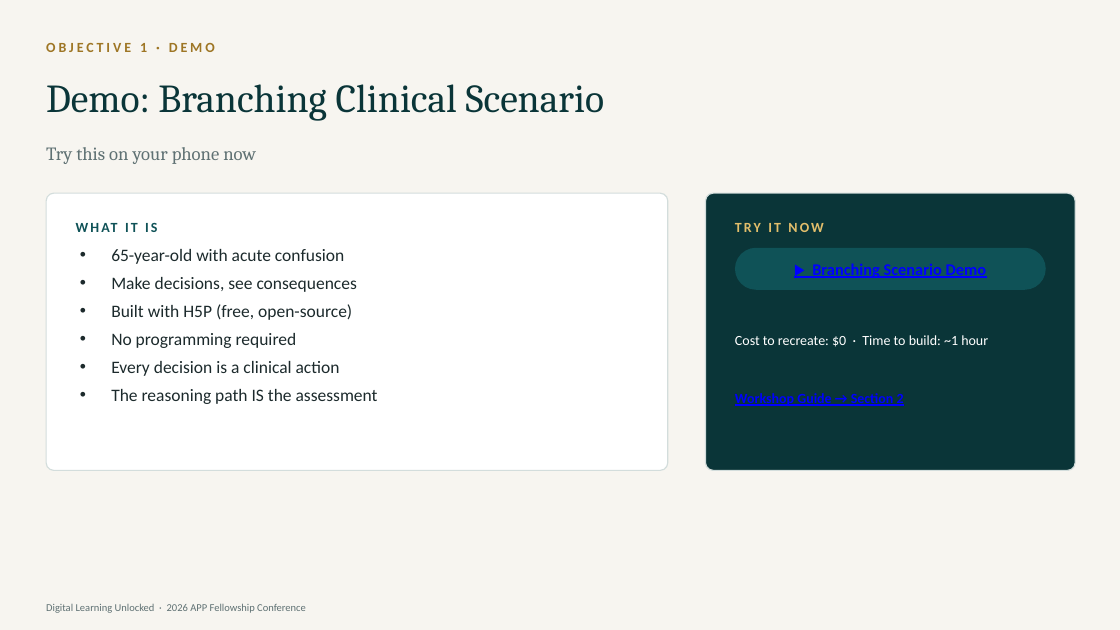
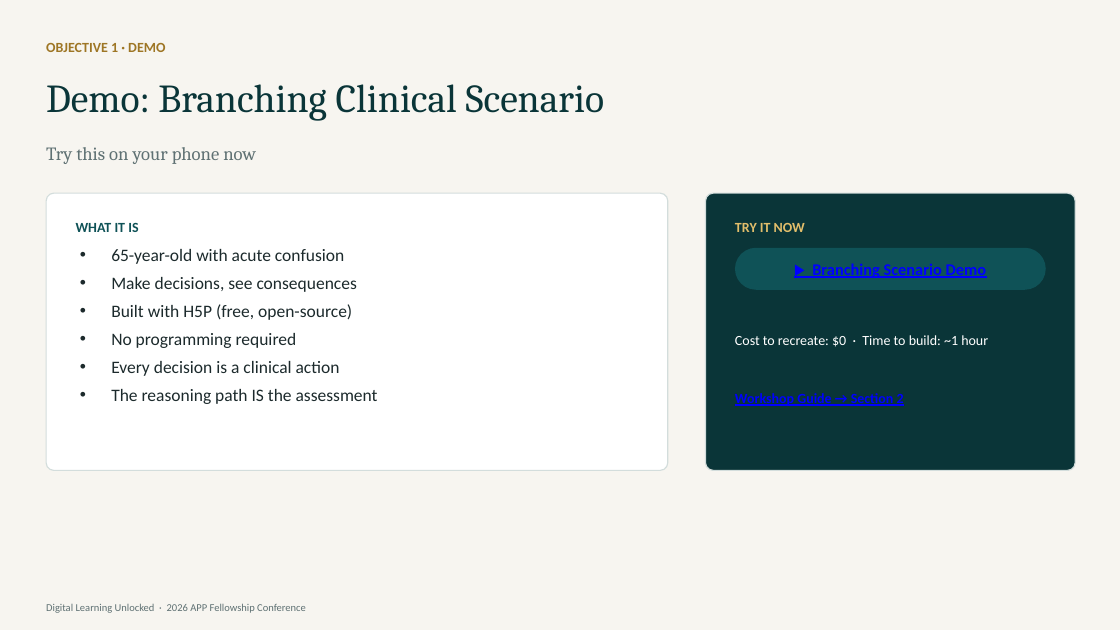
Before and after one commit to diana-brewer/digital-learning-unlocked, a slide deck: slide 5 of Digital Learning Unlocked - Slide Deck.pptx. Drawn at 1120x630 pixels with LibreOffice and Linux fonts; fonts in the diff are those of the drawing. Boxes give left, top, right and bottom in pixels: in the first picture for what was removed or moved away, otherwise in the second. Text is boxed around its words. In the diff, an @@ line names an element or a change of style, - is before the commit and + after.

```diff
--- a/Digital Learning Unlocked - Slide Deck.pptx
+++ b/Digital Learning Unlocked - Slide Deck.pptx
@@ text "OBJECTIVE 1 · DEMO" at bbox=[46, 43, 165, 52]: letter spacing 2.5 to 0 pt @@
@@ text "WHAT IT IS" at bbox=[76, 223, 138, 232]: letter spacing 1.8 to 0 pt @@
@@ text "TRY IT NOW" at bbox=[735, 223, 805, 232]: letter spacing 1.8 to 0 pt @@
```
Also in this commit, not shown: 17 other slides changed, 2 other files.
